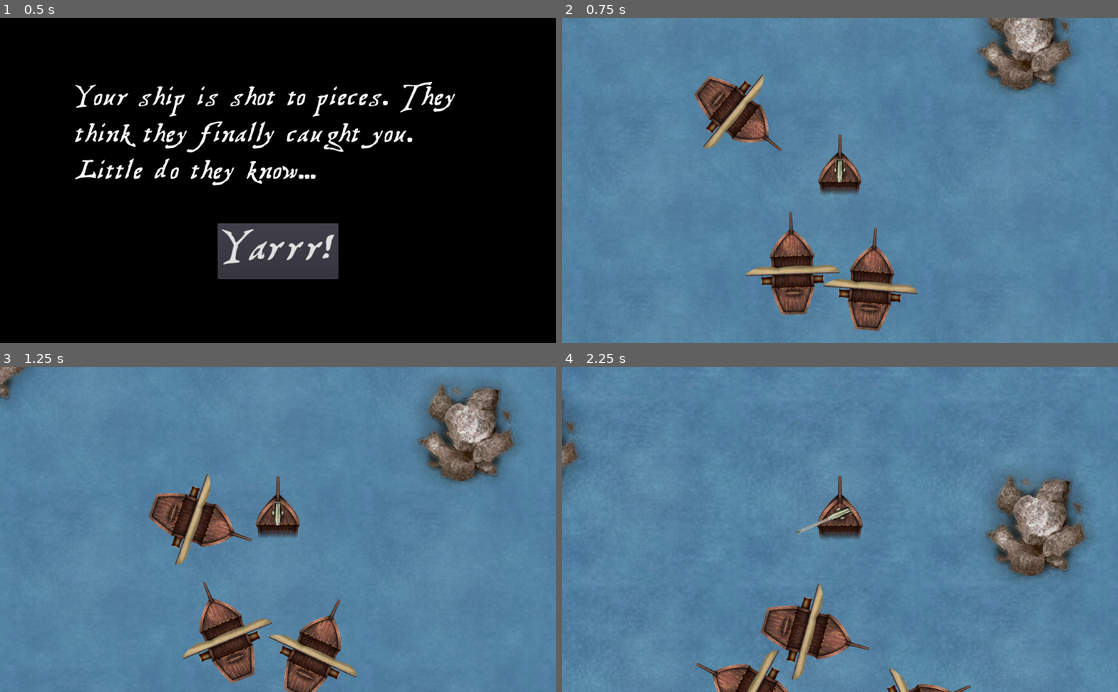
Above: before the commit, frames 1-4 (two rows, left to right).
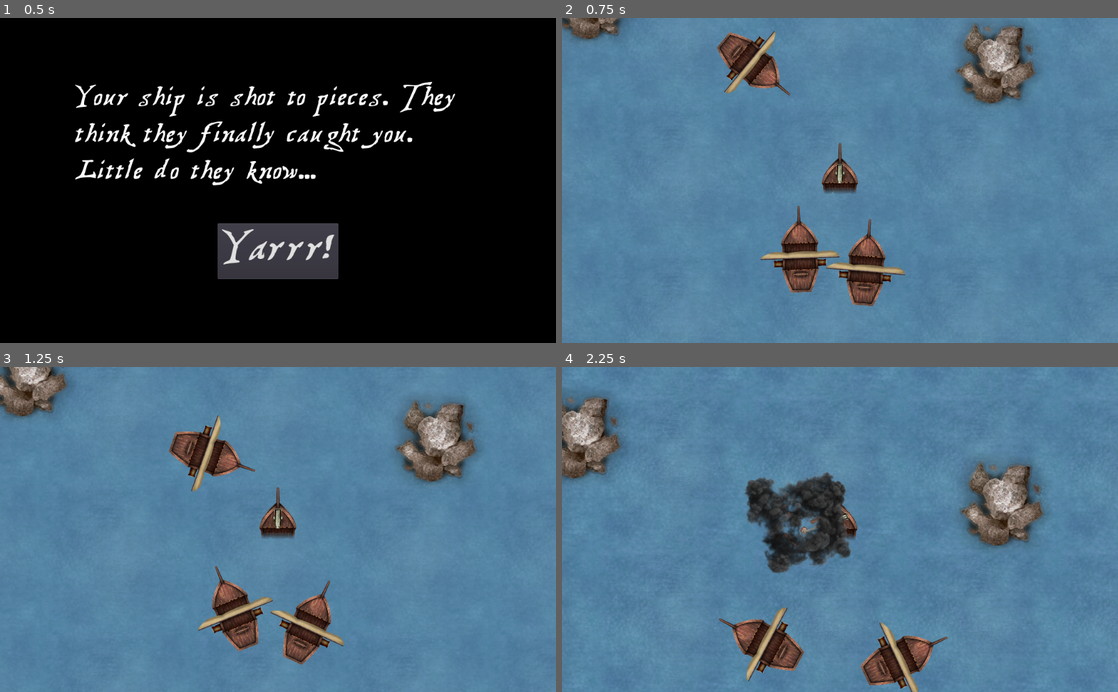
Above: after the commit, the same moments.

Repository: HedgeLizards/grappling
Game: Godot game, scene res://scenes/Menu.tscn
Same seed, same stepped clock (60 frames per second), same inputs: the game is played once before the commit and once after it. Sound files missing from this copy of the repository are replaced by a short silence.
Inputs (mouse positions are in pixels of both pictures, inside the frame that each line leads up to):
- Up to frame 1 (0.5 s): no input
- Up to frame 2 (0.75 s): click "Yarrr!" at 0.5 s
- Up to frame 3 (1.25 s): no input
- Up to frame 4 (2.25 s): move the mouse to (962, 513) at 1.27 s; tap H (hunt) at 1.35 s; click (962, 513) at 1.42 s; move the mouse to (728, 545) at 2.02 s; tap I (idle) at 2.1 s; click (728, 545) at 2.17 s

Frame 1 is identical in both runs. In frame 2, 13% of the frame differs, in the area x 0-93%, y 0-97%; in frame 3, 16%; in frame 4, 19%, in the area x 0-100%, y 0-100%.

Commit message:
Player destruction and rocks blocking bullets

Diff:
--- a/scenes/Bullet.tscn
+++ b/scenes/Bullet.tscn
@@ -1,12 +1,23 @@
-[gd_scene load_steps=3 format=2]
+[gd_scene load_steps=8 format=2]
 
 [ext_resource path="res://assets/enemy/enemy_cannonball.png" type="Texture" id=1]
 [ext_resource path="res://scripts/Bullet.gd" type="Script" id=2]
+[ext_resource path="res://assets/SFX_CanonImpact_2.wav" type="AudioStream" id=3]
+[ext_resource path="res://assets/SFX_CanonImpact_1.wav" type="AudioStream" id=4]
+
+[sub_resource type="AudioStreamRandomPitch" id=1]
+audio_stream = ExtResource( 4 )
+
+[sub_resource type="AudioStreamRandomPitch" id=2]
+audio_stream = ExtResource( 3 )
+
+[sub_resource type="AudioStreamRandomPitch" id=3]
+audio_stream = SubResource( 2 )
 
 [node name="Bullet" type="Area2D" groups=["dual"]]
 scale = Vector2( 2, 2 )
 collision_layer = 2
-collision_mask = 8
+collision_mask = 9
 script = ExtResource( 2 )
 
 [node name="Sprite" type="Sprite" parent="."]
@@ -15,4 +26,12 @@
 [node name="CollisionPolygon2D" type="CollisionPolygon2D" parent="."]
 polygon = PoolVector2Array( -10.5, -3, -5, -10.5, 4, -10.5, 11, -4, 10.5, 5, 4.5, 10.5, -5.5, 10, -10.5, 3 )
 
+[node name="CannonImpact1" type="AudioStreamPlayer" parent="."]
+stream = SubResource( 1 )
+
+[node name="CannonImpact2" type="AudioStreamPlayer" parent="."]
+stream = SubResource( 3 )
+
 [connection signal="body_entered" from="." to="." method="_on_Bullet_body_entered"]
+[connection signal="finished" from="CannonImpact1" to="." method="_on_CannonImpact_finished"]
+[connection signal="finished" from="CannonImpact2" to="." method="_on_CannonImpact_finished"]
--- a/scenes/Main.tscn
+++ b/scenes/Main.tscn
@@ -41,7 +41,7 @@
 
 [node name="Camera2D" type="Camera2D" parent="Player"]
 current = true
-zoom = Vector2( 1.6, 1.6 )
+zoom = Vector2( 1.75, 1.75 )
 smoothing_enabled = true
 script = ExtResource( 9 )
 
@@ -49,7 +49,7 @@
 position = Vector2( -141, 249 )
 
 [node name="Ship3" parent="." instance=ExtResource( 5 )]
-position = Vector2( -308, -223 )
+position = Vector2( -310, -430 )
 rotation = -3.99157
 
 [node name="Ship2" parent="." instance=ExtResource( 5 )]
--- a/scenes/Player.tscn
+++ b/scenes/Player.tscn
@@ -1,16 +1,14 @@
-[gd_scene load_steps=14 format=2]
+[gd_scene load_steps=10 format=2]
 
 [ext_resource path="res://scripts/Player.gd" type="Script" id=1]
 [ext_resource path="res://assets/player/player_ship.png" type="Texture" id=2]
 [ext_resource path="res://assets/foam.png" type="Texture" id=3]
 [ext_resource path="res://scripts/Ram.gd" type="Script" id=4]
 [ext_resource path="res://assets/player/harpoon.png" type="Texture" id=5]
-[ext_resource path="res://assets/SFX_CanonImpact_1.wav" type="AudioStream" id=6]
-[ext_resource path="res://assets/SFX_CanonImpact_2.wav" type="AudioStream" id=7]
 [ext_resource path="res://assets/SFX_HookShot.wav" type="AudioStream" id=8]
 
 [sub_resource type="RectangleShape2D" id=5]
-extents = Vector2( 64, 64 )
+extents = Vector2( 60, 60 )
 
 [sub_resource type="Curve" id=3]
 min_value = 1.0
@@ -18,13 +16,7 @@
 _data = [ Vector2( 0.011745, 1 ), 0.0, 1.12186, 0, 0, Vector2( 0.964765, 1.98466 ), 1.28653, 0.0, 0, 0 ]
 
 [sub_resource type="RectangleShape2D" id=4]
-extents = Vector2( 64, 64 )
-
-[sub_resource type="AudioStreamRandomPitch" id=6]
-audio_stream = ExtResource( 6 )
-
-[sub_resource type="AudioStreamRandomPitch" id=7]
-audio_stream = ExtResource( 7 )
+extents = Vector2( 60, 60 )
 
 [node name="Player" type="KinematicBody2D"]
 collision_layer = 8
@@ -85,10 +77,9 @@
 [node name="HookShot" type="AudioStreamPlayer" parent="."]
 stream = ExtResource( 8 )
 
-[node name="CannonImpact1" type="AudioStreamPlayer" parent="."]
-stream = SubResource( 6 )
-
-[node name="CannonImpact2" type="AudioStreamPlayer" parent="."]
-stream = SubResource( 7 )
+[node name="DieTimer" type="Timer" parent="."]
+wait_time = 5.0
+one_shot = true
 
 [connection signal="body_entered" from="Ram" to="Ram" method="_on_Ram_body_entered"]
+[connection signal="timeout" from="DieTimer" to="." method="_on_DieTimer_timeout"]
--- a/scripts/Bullet.gd
+++ b/scripts/Bullet.gd
@@ -4,6 +4,8 @@
 
 export var speed = 800
 export var distance = 3200
+
+var impact_sound = 1
 
 onready var player = get_parent().get_node("Player")
 
@@ -13,10 +15,15 @@
 	if distance < 0:
 		queue_free()
 
-
-
 func _on_Bullet_body_entered(body):
 	if body == player:
 		player.health -= DAMAGE
 		player.detach(self)
-		queue_free()
+	get_node("CannonImpact%d" % impact_sound).play()
+	impact_sound = 2 if impact_sound == 1 else 1
+	set_physics_process(false)
+	monitoring = false
+	visible = false
+
+func _on_CannonImpact_finished():
+	queue_free()
--- a/scripts/Camera2D.gd
+++ b/scripts/Camera2D.gd
@@ -2,8 +2,8 @@
 
 const SHAKE_DURATION = 0.5
 const SHAKE_INTENSITY = 50
-const MIN_ZOOM = 1
-const MAX_ZOOM = 4
+const MIN_ZOOM = 1.4
+const MAX_ZOOM = 4.4
 const ZOOM_SPEED = 5
 
 var duration = 0
--- a/scripts/Player.gd
+++ b/scripts/Player.gd
@@ -5,13 +5,12 @@
 const ACCELERATION = 60
 const DAMPING = 30
 
-var velocity = Vector2(0, -300)
+var velocity = Vector2(0, -250)
 var speed
 var clockwise
 var distance
 var angle
 var target
-var impact_sound = 1
 
 onready var health = MAX_HEALTH setget set_health
 onready var hook = get_parent().get_node("Hook")
@@ -63,11 +62,10 @@
 	else:
 		$Harpoon.global_rotation = hook_rope.points[0].angle_to_point(hook_rope.points[1]) - 0.5 * PI
 
-	if health > 0:
-		self.health = min(self.health + delta, MAX_HEALTH)
+	self.health = min(self.health + delta, MAX_HEALTH)
 
 func detach(body):
-	if !hook.bodies.empty() && hook.bodies[-1] == body:
+	if !hook.bodies.empty() and hook.bodies[-1] == body:
 		hook.clear_bodies()
 		hook.retracting = true
 
@@ -81,11 +79,22 @@
 	elif health > 0:
 		AudioServer.set_bus_effect_enabled(0, 0, false)
 
-		get_tree().change_scene_to(load("res://scenes/Menu.tscn"))
+		var wreck = preload("res://scenes/Wreck.tscn").instance()
 
-	if health> 0 && new_value < health:
-		get_node("CannonImpact%d" % impact_sound).play()
+		wreck.transform = transform
 
-		impact_sound = 2 if impact_sound == 1 else 1
+		get_parent().add_child(wreck)
+
+		set_process_unhandled_input(false)
+		set_physics_process(false)
+
+		visible = false
+
+		hook.visible = false
+
+		$DieTimer.start()
 
 	health = new_value
+
+func _on_DieTimer_timeout():
+	get_tree().change_scene_to(load("res://scenes/Menu.tscn"))
